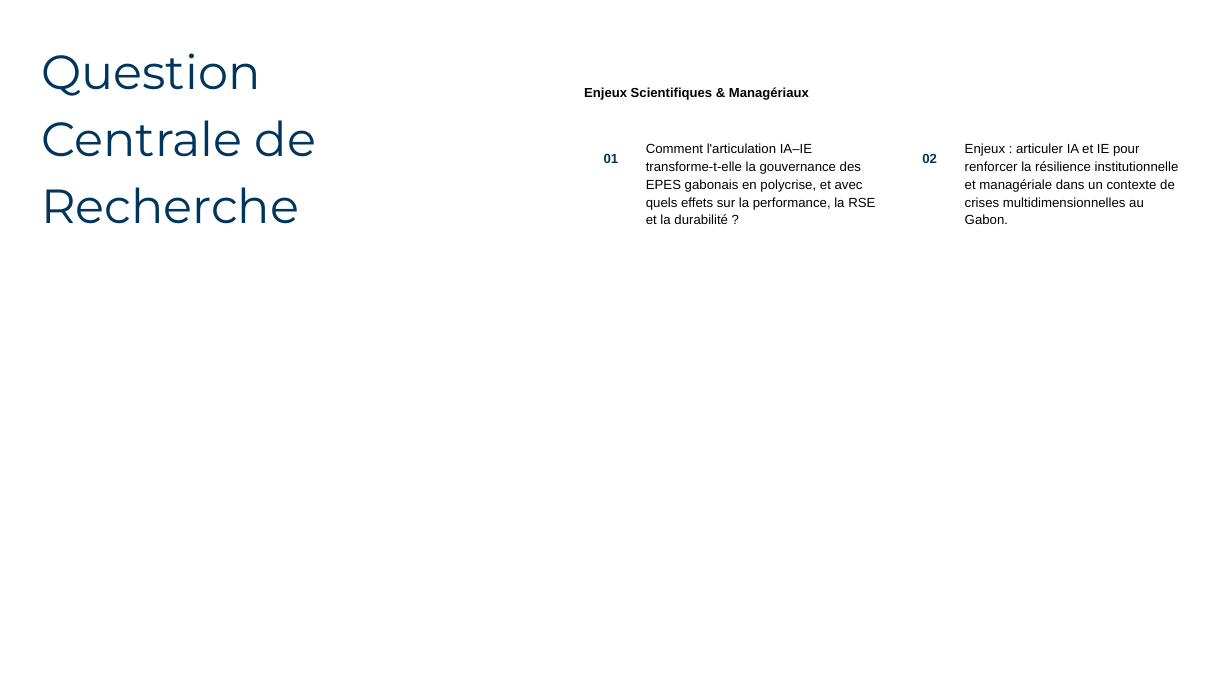
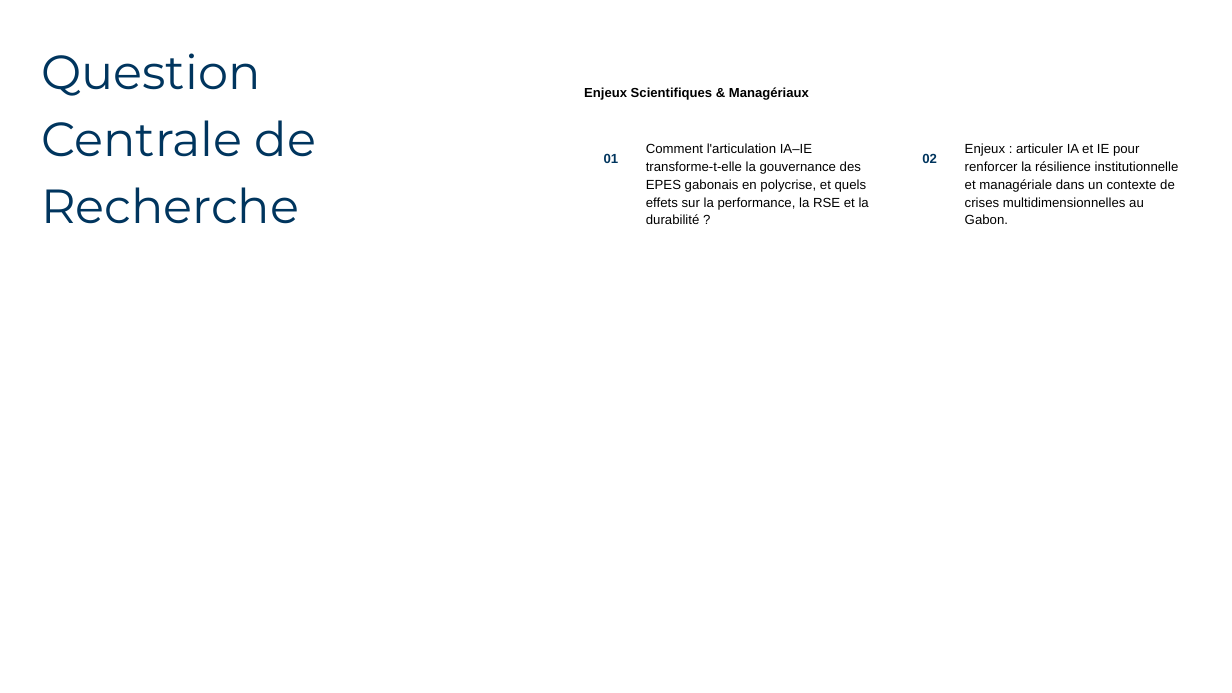
Before and after one commit to Calvin29990/SKEMA-FRONT, a slide deck: slide 3 of soutenance-dba/export/Soutenance-DBA-MINANG-modele-canva-18.pptx. Drawn at 1232x693 pixels with LibreOffice and Linux fonts; fonts in the diff are those of the drawing; background and template pictures are left out. Boxes give left, top, right and bottom in pixels: in the first picture for what was removed or moved away, otherwise in the second. Text is boxed around its words. In the diff, an @@ line names an element or a change of style, - is before the commit and + after.

```diff
--- a/soutenance-dba/export/Soutenance-DBA-MINANG-modele-canva-18.pptx
+++ b/soutenance-dba/export/Soutenance-DBA-MINANG-modele-canva-18.pptx
@@ text at [646,143,869,224]: text changed @@
-Comment l'articulation IA–IE transforme-t-elle la gouvernance des EPES gabonais en polycrise, et avec quels effets sur la performance, la RSE et la durabilité ?
+Comment l'articulation IA–IE transforme-t-elle la gouvernance des EPES gabonais en polycrise, et quels effets sur la performance, la RSE et la durabilité ?
```
Also in this commit, not shown: 4 other slides changed, 1 slide added, 1 slide removed, 5 other files.
